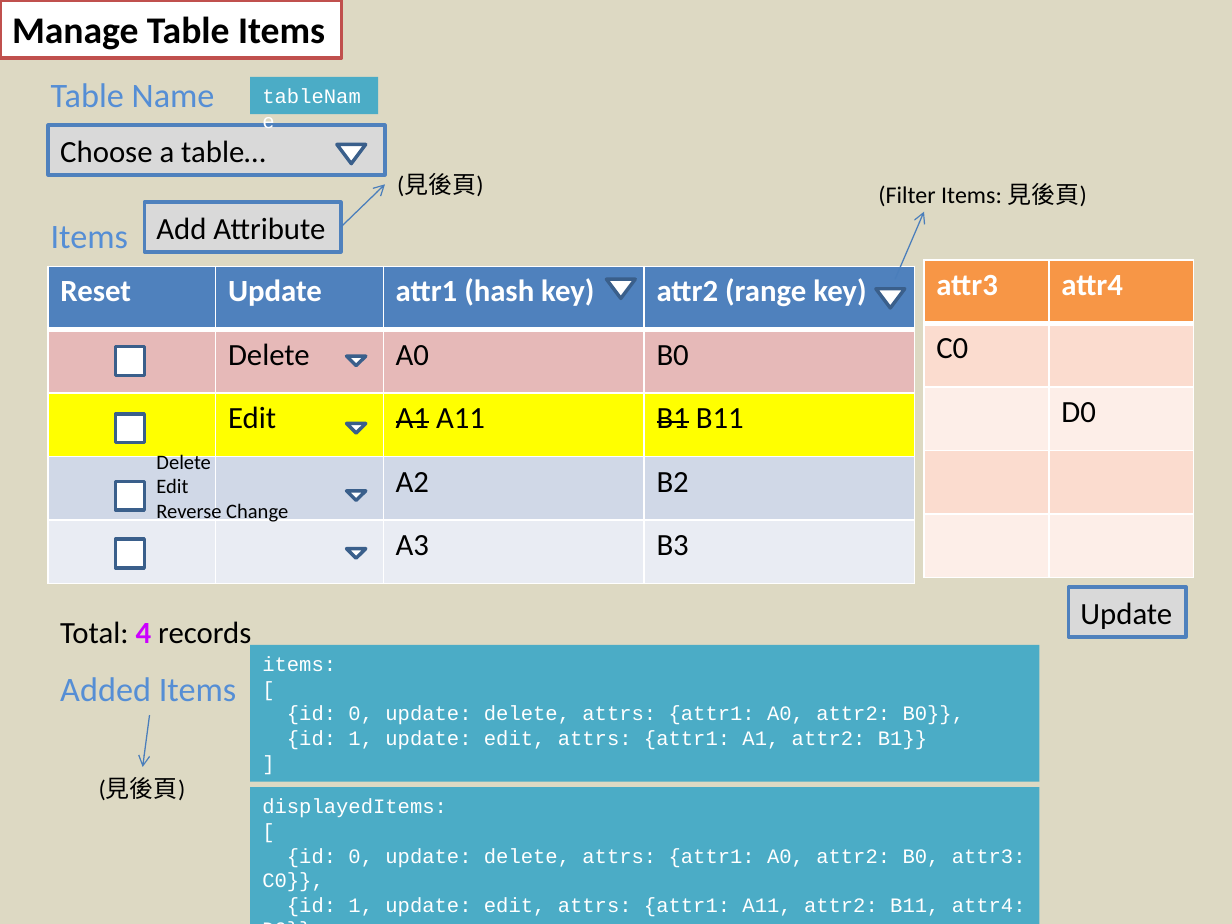
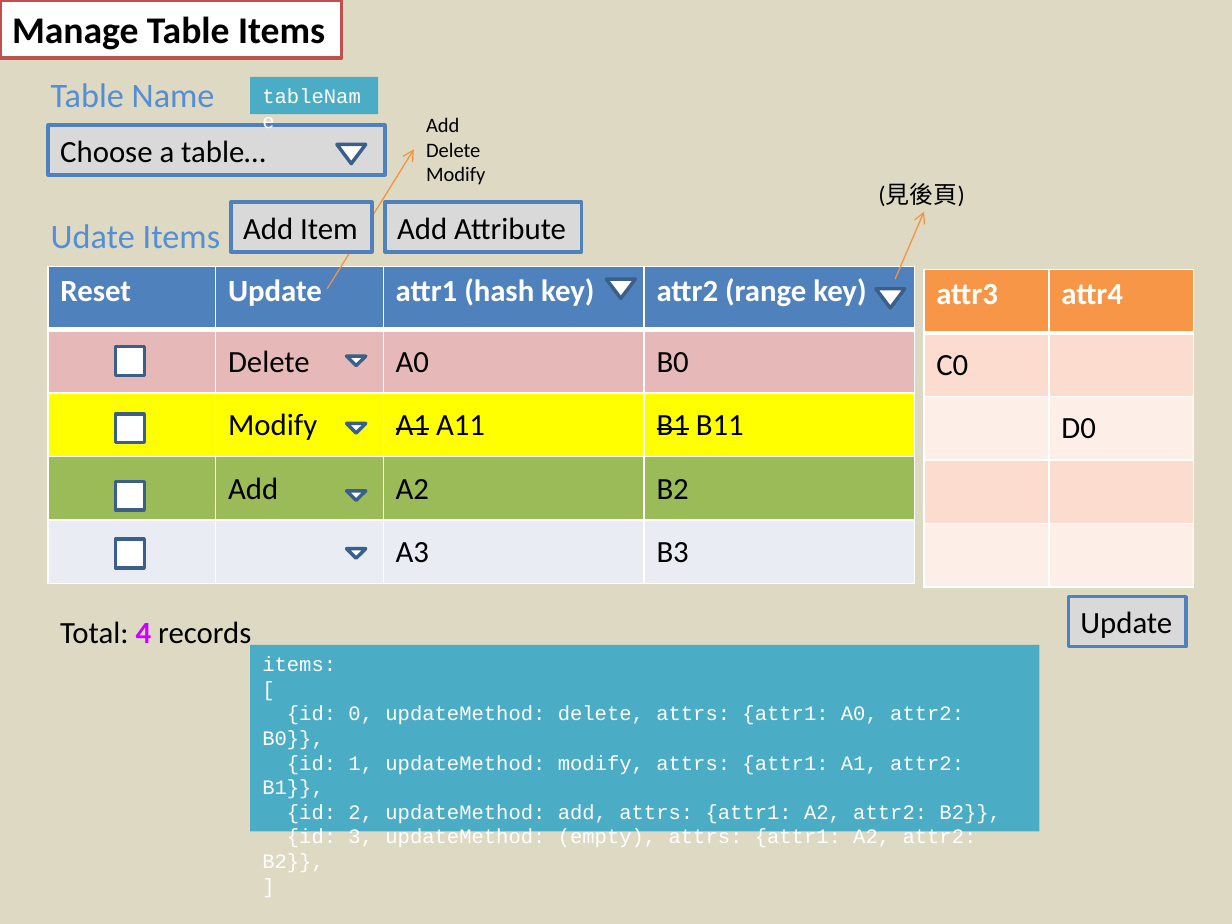
Before and after one commit to joycejoyce/DynamoDBManager, a slide deck: slide 5 of design/DynamoDB Manager.pptx. Drawn at 1232x924 pixels with LibreOffice and Linux fonts; fonts in the diff are those of the drawing; background and template pictures are left out. Boxes give left, top, right and bottom in pixels: in the first picture for what was removed or moved away, otherwise in the second. Text is boxed around its words. In the diff, an @@ line names an element or a change of style, - is before the commit and + after.

Commit message:
Update item mothod: add

```diff
--- a/design/DynamoDB Manager.pptx
+++ b/design/DynamoDB Manager.pptx
@@ text "Add": place and size @@
-text "Add" at (156, 452, 288, 524)
+text "Add" at (426, 117, 485, 185)
@@ text at (426, 117, 459, 132): paragraph added @@
+Add
@@ arrow moved from (341, 227) - (384, 185) to (328, 288) - (414, 149) @@
@@ arrow (328, 288) - (414, 149): stroke #4B7EBC 0.75 pt to #F69240 0.75 pt @@
@@ text removed at (397, 173, 484, 196) @@
-(見後頁)
@@ text at (426, 166, 485, 185): text changed @@
-Edit
-Reverse Change
+Modify
@@ rectangle added at (230, 202, 371, 251), fill #D9D9D9, outline #4F81BD 2 pt, 18 pt, text #000000 @@
+Add Item
@@ rectangle "Add Attribute": place and size @@
-rectangle "Add Attribute" at (144, 202, 341, 251)
+rectangle "Add Attribute" at (384, 202, 582, 251)
@@ text at (878, 183, 965, 206): text changed @@
-(Filter Items: 見後頁)
+(見後頁)
@@ text at (51, 224, 221, 248): text changed @@
-Items
+Udate Items
@@ arrow (896, 280) - (924, 212): stroke #4B7EBC 0.75 pt to #F69240 0.75 pt @@
@@ table at (48, 266, 914, 584) @@
-row 3, column 2: Edit
+row 3, column 2: Modify
-row 4, column 2: 
+row 4, column 2: Add
@@ fill #D0D8E8 to #9BBB59 in row 4 @@
@@ table: place and size @@
-table at (924, 260, 1194, 578)
+table at (924, 270, 1194, 588)
@@ rectangle "Update": place and size @@
-rectangle "Update" at (1068, 588, 1186, 637)
+rectangle "Update" at (1068, 596, 1186, 646)
@@ rectangle "items:": place and size @@
-rectangle "items:" at (250, 644, 1040, 781)
+rectangle "items:" at (250, 644, 1040, 830)
@@ text removed at (60, 677, 237, 701) @@
-Added Items
@@ arrow removed from (149, 715) to (143, 768) @@
@@ text in rectangle at (262, 706, 1001, 872): text changed @@
-{id: 0, update: delete, attrs: {attr1: A0, attr2: B0}},
-{id: 1, update: edit, attrs: {attr1: A1, attr2: B1}}
+{id: 0, updateMethod: delete, attrs: {attr1: A0, attr2: B0}},
+{id: 1, updateMethod: modify, attrs: {attr1: A1, attr2: B1}},
+{id: 2, updateMethod: add, attrs: {attr1: A2, attr2: B2}},
+{id: 3, updateMethod: (empty), attrs: {attr1: A2, attr2: B2}},
@@ text removed at (99, 777, 186, 800) @@
-(見後頁)
@@ rectangle removed at (250, 787, 1040, 924) @@
-displayedItems:
-[
-{id: 0, update: delete, attrs: {attr1: A0, attr2: B0, attr3: C0}},
-{id: 1, update: edit, attrs: {attr1: A11, attr2: B11, attr4: D0}}
-]
```
Also in this commit, not shown: 1 other slide changed, 12 other files.
